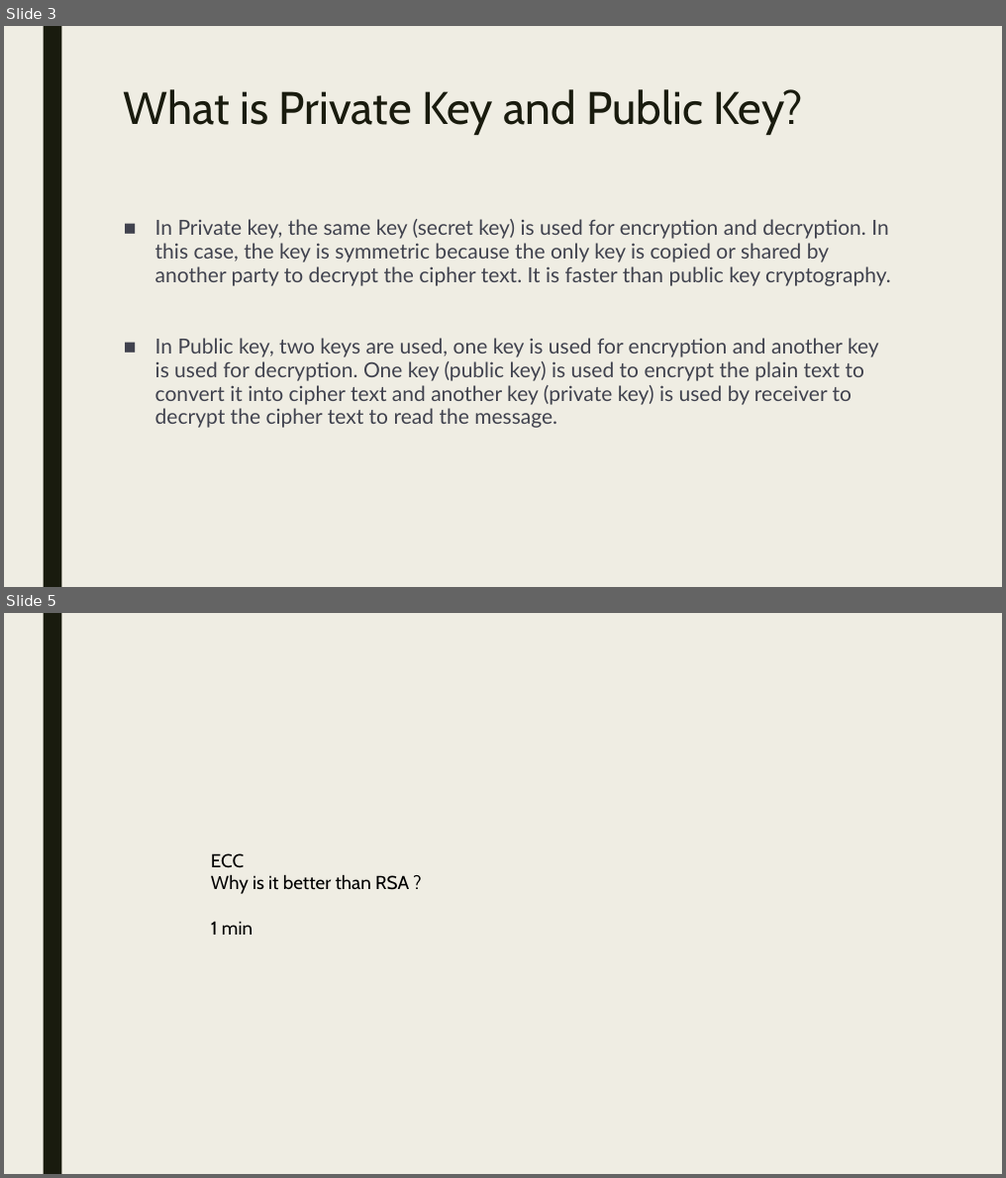
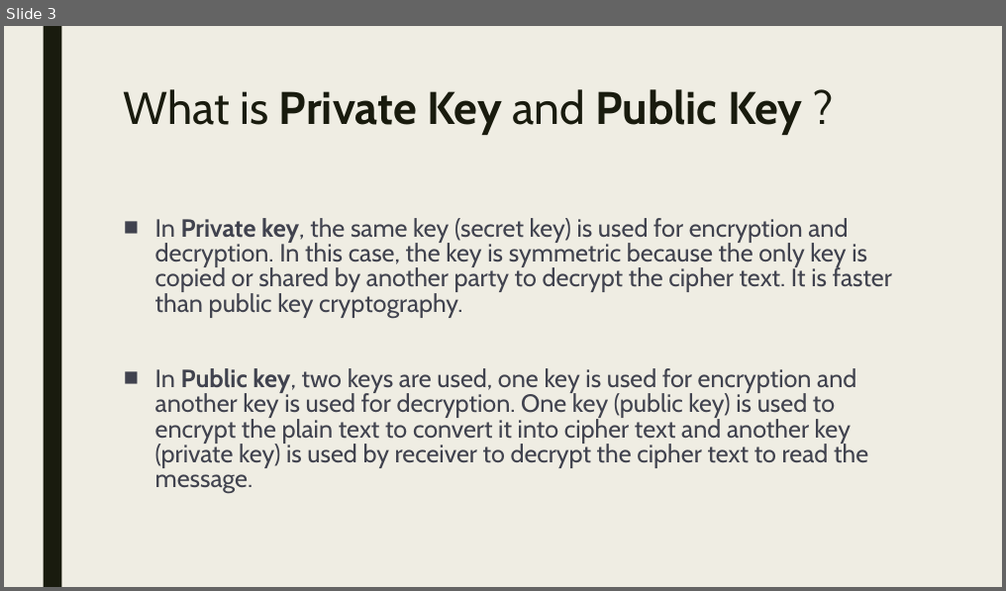
Before and after one commit to Jaidev810/ECC-Cipher, a slide deck: Ecc Cipher.pptx. Shown one above the other, each under a label of ours: slides 3 and 5 before the commit, slide 3 after it; the slides between them are not shown. The pictures are 1006x1178 and 1006x591 pixels, drawn with LibreOffice and Linux fonts; fonts in the diff are those of the drawing. Boxes give left, top, right and bottom in pixels: in the first picture for what was removed or moved away, otherwise in the second. Text is boxed around its words. In the diff, an @@ line names an element or a change of style, - is before the commit and + after.

```diff
--- a/Ecc Cipher.pptx
+++ b/Ecc Cipher.pptx
@@ slide 5 removed at <box>4,613,1002,1174</box>, background #EFEDE3; not listed: 1 template element that a slide beside it also shows @@
@@ text removed at <box>211,854,409,935</box> @@
-ECC
-Why is it better than RSA ?
-1 min
@@ slide 3 changed as well @@
@@ title at <box>124,89,802,135</box>: text changed; bold on @@
-What is Private Key and Public Key?
+What is Private Key and Public Key ?
@@ text "In Private key, the same ..." at <box>155,218,892,494</box>: size 20 to 24 pt, font Lato to Cabin; bold on in "Private key,", "Public key,"; line spacing 0.94 to 0.84 @@
```
Also in this commit, not shown: 2 other slides changed, 4 slides added, 4 other slides removed.
